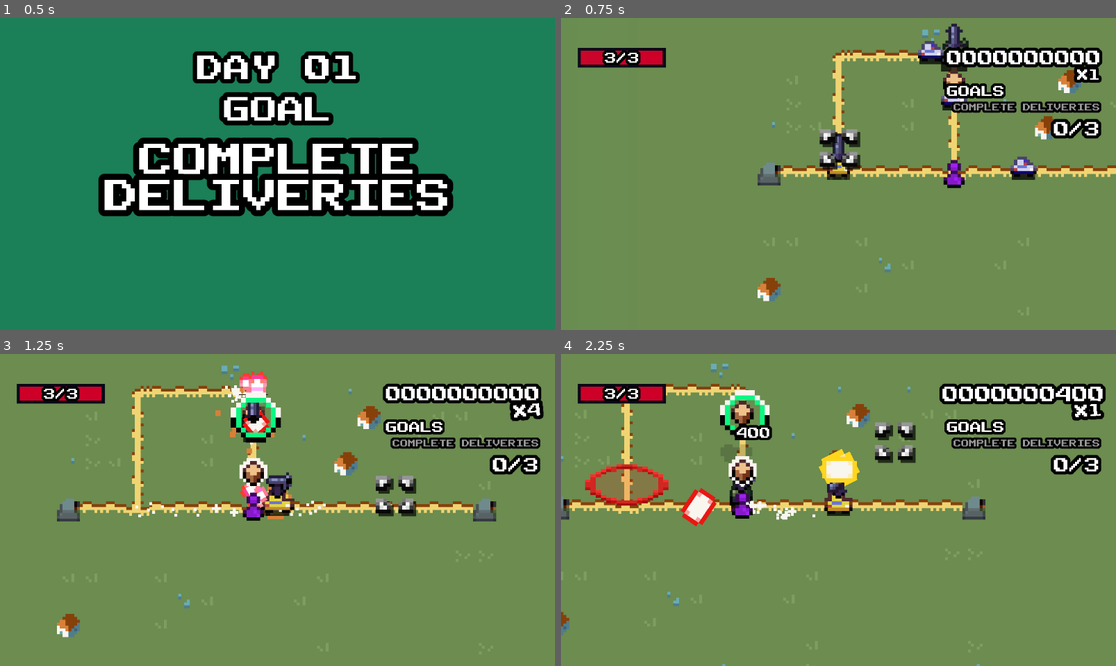
Above: before the commit, frames 1-4 (two rows, left to right).
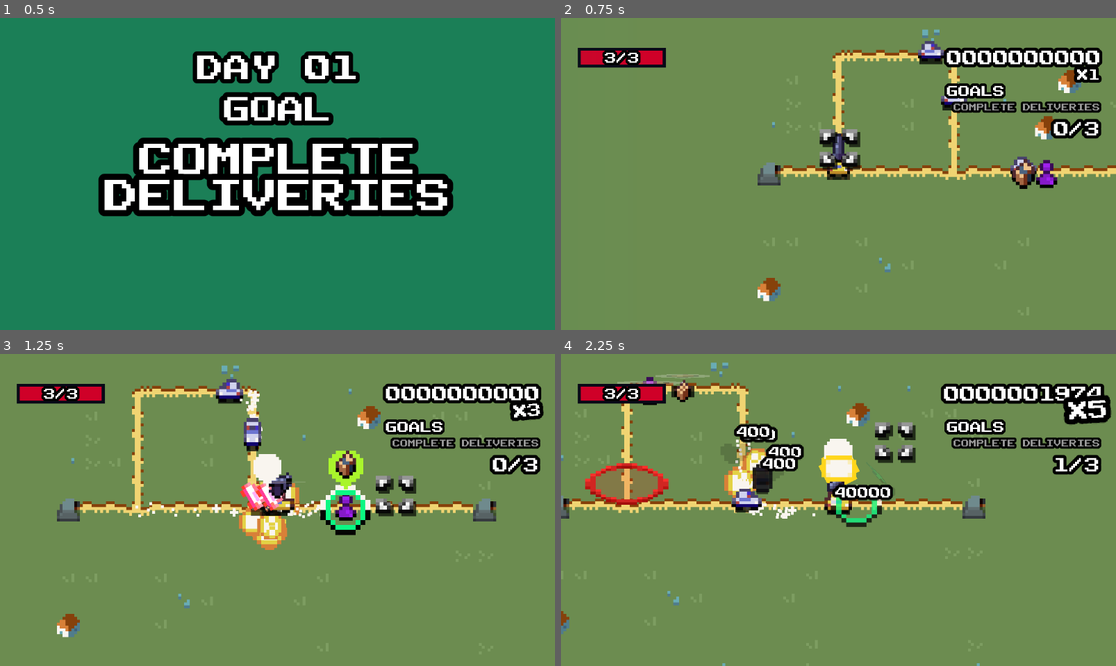
Above: after the commit, the same moments.

Repository: LorenzoMichelotti/delivery-game
Game: Godot game, scene res://levels/ProceduralLevel.tscn
Same seed, same stepped clock (60 frames per second), same inputs: the game is played once before the commit and once after it. This scene is started directly instead of the project's main scene.
Inputs (mouse positions are in pixels of both pictures, inside the frame that each line leads up to):
- Up to frame 1 (0.5 s): no input
- Up to frame 2 (0.75 s): move the mouse to (960, 158) at 0.52 s; hold D (right) from 0.53 s (still down); click (960, 158) at 0.6 s
- Up to frame 3 (1.25 s): keep holding D (right)
- Up to frame 4 (2.25 s): move the mouse to (727, 525) at 1.27 s; release D (right) at 1.28 s; hold S (down) 1.28-2.03 s; tap Space (space) at 1.35 s; move the mouse to (894, 441) at 2.02 s; hold D (right) from 2.03 s (still down); click (894, 441) at 2.1 s

Frame 1 is identical in both runs. In frame 2, 1.2% of the frame differs, in the area x 68-90%, y 1-55%; in frame 3, 5.2%; in frame 4, 7.7%, in the area x 0-100%, y 2-100%.

Commit message:
added items that spawn on moving cars

Diff:
--- a/actors/npc.gd
+++ b/actors/npc.gd
@@ -1,4 +1,5 @@
 extends Actor
+class_name Npc
 
 @export var texture = preload("res://assets/cars/police_car.png"):
 	set(t):
@@ -8,20 +9,28 @@
 @onready var random_movement_module = $RandomMovementModule
 @onready var item_balloon = $ItemBalloon
 
-var delivery_id: int = -1
+var delivery_id: int = -1:
+	set(new_delivery_id):
+		if new_delivery_id != -1:
+			delivery_id = new_delivery_id
+			item_balloon.update_item_balloon.call_deferred(false, EntityManager.deliveries[delivery_id].item.item.animation_frame, EntityManager.deliveries[delivery_id].item.item.texture, EntityManager.deliveries[delivery_id].item.item.is_animated_sprite)
+			alive_module.died.connect(_on_death)
 signal inventory_delivery_ids_changed(hide: bool, animation_frame: int, texture: Texture2D, is_animated: bool)
 
 func _ready():
 	if delivery_id != -1:
-		item_balloon.update_item_balloon(false, GameManager.level_deliveries[delivery_id].item.item.animation_frame, GameManager.level_deliveries[delivery_id].item.item.texture, GameManager.level_deliveries[delivery_id].item.item.is_animated_sprite)
+		item_balloon.update_item_balloon.call_deferred(false, EntityManager.deliveries[delivery_id].item.item.animation_frame, EntityManager.deliveries[delivery_id].item.item.texture, EntityManager.deliveries[delivery_id].item.item.is_animated_sprite)
 		alive_module.died.connect(_on_death)
 
 func _on_death():
 	print("npc died, dropping the delivery_id -> ", delivery_id)
-
+	item_balloon.update_item_balloon.call_deferred(true)
+	EntityManager.deliveries[delivery_id].item.set_can_be_picked_up()
 
 func _process(delta):
 	update_animation(velocity.normalized())
+	if delivery_id != -1 and EntityManager.deliveries.has(delivery_id) and is_instance_valid(EntityManager.deliveries[delivery_id].item):
+		EntityManager.deliveries[delivery_id].item.global_position = global_position
 
 func update_animation(dir: Vector2):
 	if abs(dir.x) > 0.5:
--- a/actors/player.gd
+++ b/actors/player.gd
@@ -7,7 +7,7 @@
 
 func _ready():
 	PlayerManager.set_curent_pawn(self)
-	PlayerManager.inventory_delivery_ids_changed.connect(item_balloon.update_item_balloon)
+	PlayerManager.inventory_delivery_ids_changed.connect(item_balloon.update_item_balloon.call_deferred)
 
 func _on_take_damage(_damage):
 	CameraManager.apply_quick_zoom()
--- a/actors/tank/tank.tscn
+++ b/actors/tank/tank.tscn
@@ -315,6 +315,8 @@
 target_type = 1
 max_hp = 300
 can_be_knocked_down = false
+damage_stun_amount = 1.0
+invincibility_amount = 0.1
 on_death_points = 1000
 death_explosion_sfx_stream = ExtResource("5_6daes")
 
--- a/entity_manager.gd
+++ b/entity_manager.gd
@@ -1,22 +1,27 @@
 @tool
 extends Node
+
+const ACTORS = {
+	"npc": preload("res://actors/npc.tscn")
+}
 
 var entities = []
 var deliveries = {}
 
-
-func spawn_entity(scene, global_position = LevelManager.tile_map_layer.map_to_local(LevelManager.road_positions.pick_random()), regenerate: bool = false, regen_time: float = 5.0):
+func spawn_entity(scene, global_position = LevelManager.tile_map_layer.map_to_local(LevelManager.road_positions.pick_random()), regenerate: bool = false):
 	var entity: Node = scene.instantiate()
 	entity.global_position = global_position
 	if regenerate:
-		entity.tree_exited.connect(regenerate_entity.bind(scene, LevelManager.tile_map_layer.map_to_local(LevelManager.road_positions.pick_random()), regenerate, regen_time))
+		entity.tree_exited.connect(regenerate_entity.bind(scene, LevelManager.tile_map_layer.map_to_local(LevelManager.road_positions.pick_random()), regenerate))
 	entities.append(entity)
+	if get_tree().current_scene == null:
+		return null
 	get_tree().current_scene.get_node("Map/Entities").add_child(entity)
 	return entity
 
-func regenerate_entity(scene, global_position = LevelManager.tile_map_layer.map_to_local(LevelManager.road_positions.pick_random()), regenerate: bool = false, regen_time: float = 5.0):
+func regenerate_entity(scene, global_position = LevelManager.tile_map_layer.map_to_local(LevelManager.road_positions.pick_random()), regenerate: bool = false):
 	if is_inside_tree():
-		get_tree().create_timer(regen_time).timeout.connect(spawn_entity.bind(scene, LevelManager.tile_map_layer.map_to_local(LevelManager.road_positions.pick_random()), regenerate, regen_time))
+		spawn_entity(scene, LevelManager.tile_map_layer.map_to_local(LevelManager.road_positions.pick_random()), regenerate)
 
 func _clear_entities():
 	for entity in entities:
@@ -29,16 +34,19 @@
 	if not LevelManager.current_completion_requirements.level_modifiers.deliveries_enabled:
 		return
 
+	var pickup_position = valid_positions.pick_random()
+	print(pickup_position)
+
 	var pickup_item_resource = Items.PICKUP_RES.duplicate()
 	pickup_item_resource.texture = LevelManager.current_completion_requirements.client.objects.pick_random()
-	var pickup_position = valid_positions.pick_random()
-	var pickup_item: ItemScene = _spawn_item(pickup_item_resource, pickup_position, tile_map_layer)
 
+	var delivery_id = deliveries.size() + 1
 	var target: ItemScene = _spawn_item(Items.DELIVERY_TARGET_RES.duplicate(), _get_position_away_from_position(pickup_position, valid_positions, tile_map_layer), tile_map_layer)
 	target.color = LevelManager.current_completion_requirements.client.color
-	var delivery_id = deliveries.size() + 1
+	target.item.delivery_id = delivery_id
+
+	var pickup_item: ItemScene = _spawn_item(pickup_item_resource, pickup_position, tile_map_layer)
 	pickup_item.item.delivery_id = delivery_id
-	target.item.delivery_id = delivery_id
 	pickup_item.item.picked_up.connect(target.item.on_delivery_item_picked_up.bind(target))
 
 	deliveries[delivery_id] = {
@@ -47,18 +55,23 @@
 		"target": target
 	}
 
+	if LevelManager.current_completion_requirements.level_modifiers.mobile_delivery:
+		pickup_item.set_cant_be_picked_up()
+		var npc: Npc = spawn_entity(ACTORS.npc, tile_map_layer.to_global(tile_map_layer.map_to_local(pickup_position)))
+		npc.delivery_id = delivery_id
+
 	return deliveries[delivery_id]
 
 func _get_position_away_from_position(position, valid_positions, tile_map_layer):
-	var safe_position: Vector2 = valid_positions.pick_random()
-	var safe_distance = 52
+	var safe_position: Vector2i = valid_positions.pick_random()
+	var safe_distance = 5
 	var tries = 0
 	while safe_position.distance_to(position) < safe_distance and tries < 50:
 		safe_position = valid_positions.pick_random()
 		tries += 1
 	if tries >= 50:
-		print("exceded maximum tries(50) getting safe position away from player")
-	return safe_position
+		print("exceded maximum tries(50) getting safe position away from another position: ", position)
+	return valid_positions.pick_random()
 
 
 func _spawn_item(item_resource: Resource, tile_position = LevelManager.road_positions.pick_random(), tile_map_layer: TileMapLayer = LevelManager.tile_map_layer) -> ItemScene:
--- a/items/item_scene.gd
+++ b/items/item_scene.gd
@@ -15,21 +15,53 @@
 			$SpritePivot/Sprite2D.vframes = 1
 			scale = Vector2(item.sprite_size, item.sprite_size)
 
-@onready var area2d := $Area2D
+@onready var area2d: Area2D = $Area2D
 @onready var sprite_pivot := $SpritePivot
 @onready var sprite := $SpritePivot/Sprite2D
 @onready var item_balloon := $SpritePivot/ItemBalloon
 
+var can_be_picked_up: bool = true
 var tile_position: Vector2i
 var road: TileMapLayer
 
 func _ready():
+	if not can_be_picked_up:
+		set_cant_be_picked_up()
 	$AnimationPlayer.play("idle")
 	sprite.modulate = color
 	area2d.connect("body_entered", _on_area_2d_body_entered)
 
 	if item is DeliveryTargetItem:
-		item_balloon.update_item_balloon(false, EntityManager.deliveries[item.delivery_id].item.item.animation_frame, EntityManager.deliveries[item.delivery_id].item.item.texture, EntityManager.deliveries[item.delivery_id].item.item.is_animated_sprite)
+		item_balloon.update_item_balloon.call_deferred(false, EntityManager.deliveries[item.delivery_id].item.item.animation_frame, EntityManager.deliveries[item.delivery_id].item.item.texture, EntityManager.deliveries[item.delivery_id].item.item.is_animated_sprite)
+
+func set_cant_be_picked_up():
+	can_be_picked_up = false
+	if is_instance_valid(area2d):
+		area2d.set_deferred("monitoring", false)
+		area2d.set_deferred("monitorable", false)
+
+	var tween = create_tween()
+	await tween.tween_property(self, "scale", Vector2.ZERO, 0.3).finished
+	tween.kill()
+	hide()
+	return
+
+func set_can_be_picked_up():
+	can_be_picked_up = true
+	if is_instance_valid(area2d):
+		area2d.set_deferred("monitoring", true)
+		area2d.set_deferred("monitorable", true)
+
+	show()
+	var tween = create_tween()
+	await tween.tween_property(self, "scale", Vector2.ONE * 1.2, 0.3).finished
+	tween.kill()
+
+	for area in area2d.get_overlapping_areas():
+		if area.is_in_group("hit_box") and area.get_parent().actor.is_in_group("player"):
+			item.on_pickup(self)
+
+	return
 
 func _on_area_2d_body_entered(body: Node2D):
 	if body.is_in_group("player"):
--- a/level_builder/level_completion/destroy_tanks_requirement_resource.tres
+++ b/level_builder/level_completion/destroy_tanks_requirement_resource.tres
@@ -7,16 +7,20 @@
 [sub_resource type="Resource" id="Resource_m844q"]
 script = ExtResource("2_lqsuc")
 deliveries_enabled = false
+mobile_delivery = false
+concurrent_deliveries = 1
 gas_enabled = false
 random_gas_enabled = false
+player_gun_turret = true
 npc_count = 3
-tank_count = 3
-player_gun_turret = true
+randomize_npc_count = false
+tank_count = 1
+randomize_tank_count = false
 metadata/_custom_type_script = "uid://bpsd1ovwnfdml"
 
 [resource]
 script = ExtResource("3_a00cv")
-minimum_targets_for_completion = 3
+minimum_targets_for_completion = 1
 client = ExtResource("1_nalsx")
 goal_description = "DESTROY TANKS"
 level_modifiers = SubResource("Resource_m844q")
--- a/level_builder/level_completion/minimum_deliveries_requirement_resource.tres
+++ b/level_builder/level_completion/minimum_deliveries_requirement_resource.tres
@@ -7,11 +7,15 @@
 [sub_resource type="Resource" id="Resource_2s2ct"]
 script = ExtResource("1_pvisv")
 deliveries_enabled = true
+mobile_delivery = true
+concurrent_deliveries = 1
 gas_enabled = false
 random_gas_enabled = false
+player_gun_turret = true
 npc_count = 3
-tank_count = 1
-player_gun_turret = true
+randomize_npc_count = false
+tank_count = 0
+randomize_tank_count = false
 metadata/_custom_type_script = "uid://bpsd1ovwnfdml"
 
 [resource]
--- a/level_builder/level_completion/minimum_points_requirement_resource.tres
+++ b/level_builder/level_completion/minimum_points_requirement_resource.tres
@@ -7,11 +7,15 @@
 [sub_resource type="Resource" id="Resource_6d38v"]
 script = ExtResource("1_s7pss")
 deliveries_enabled = true
+mobile_delivery = true
+concurrent_deliveries = 1
 gas_enabled = false
 random_gas_enabled = false
+player_gun_turret = true
 npc_count = 3
-tank_count = 1
-player_gun_turret = true
+randomize_npc_count = false
+tank_count = 0
+randomize_tank_count = false
 metadata/_custom_type_script = "uid://bpsd1ovwnfdml"
 
 [resource]
--- a/level_builder/level_modifiers/level_modifier_resource.gd
+++ b/level_builder/level_modifiers/level_modifier_resource.gd
@@ -2,6 +2,8 @@
 extends Resource
 
 @export var deliveries_enabled = true
+@export var mobile_delivery = false
+@export var concurrent_deliveries = 1
 @export var gas_enabled = false
 @export var random_gas_enabled = false
 @export var player_gun_turret = false
--- a/modules/alive_module.gd
+++ b/modules/alive_module.gd
@@ -45,7 +45,7 @@
 		VfxManager.display_explosion_effect(actor.global_position)
 		CameraManager.apply_shake()
 
-	if has_invincibility or is_taking_damage:
+	if has_invincibility:
 		return true # absorb bullets
 
 	took_damage.emit(damage)
--- a/ui/gps.gd
+++ b/ui/gps.gd
@@ -29,7 +29,7 @@
 				animation_tree.set("parameters/conditions/appear", true)
 				distance_label.text = str(roundi(distance)).pad_zeros(2) + "m"
 				$Pivot.rotation = lerp_angle($Pivot.rotation, global_position.angle_to_point(closest_pickup_position), get_process_delta_time() * 5)
-		elif LevelManager.endless_mode:
+		elif LevelManager.endless_mode and LevelManager.current_goal_achieved:
 			var closest_tunnel_position = EntityManager.get_closest_tunnel_position(get_parent().global_position)
 			if closest_tunnel_position != null:
 				var distance = get_parent().global_position.distance_to(closest_tunnel_position)
@@ -42,6 +42,8 @@
 					animation_tree.set("parameters/conditions/appear", true)
 					distance_label.text = str(roundi(distance)).pad_zeros(2) + "m"
 					$Pivot.rotation = lerp_angle($Pivot.rotation, global_position.angle_to_point(closest_tunnel_position), get_process_delta_time() * 5)
+		else:
+			hide()
 	elif PlayerManager.inventory_delivery_ids.size() > 0:
 		var closest_delivery_position = EntityManager.get_closest_delivery_position(get_parent().global_position, PlayerManager.inventory_delivery_ids)
 		if closest_delivery_position != null:
--- a/ui/item_balloon.gd
+++ b/ui/item_balloon.gd
@@ -1,23 +1,34 @@
 extends Node2D
 
 @onready var anim_player = $AnimationPlayer
-@onready var item_sprite = $SpritePivot/ItemSprite
 @onready var balloon_sprite = $SpritePivot/BalloonSprite
 @onready var sprite_pivot = $SpritePivot
+@onready var nine_rect_balloon = $SpritePivot/BalloonSprite/NineRectBalloon
+
+@onready var item_sprites = [
+	$SpritePivot/ItemContainer/ItemSprite,
+	$SpritePivot/ItemContainer/ItemSprite2,
+	$SpritePivot/ItemContainer/ItemSprite4
+]
 
 func _ready():
 	hide()
 
+const base_nine_rect_x_width = 10
+var item_textures = []
+
 func update_item_balloon(should_hide: bool, animation_frame: int = 0, texture: Texture2D = null, is_animated: bool = true):
 	if should_hide:
+		item_textures.clear()
+		for item_sprite in item_sprites:
+			item_sprite.texture = null
 		anim_player.play("dissappear")
 		return
-	item_sprite.texture = texture
+
+	nine_rect_balloon.size.x = base_nine_rect_x_width + ((8 * (item_textures.size() - 1)) if item_textures.size() > 1 else 0)
+	item_textures.append(texture)
+
+	for i in range(item_textures.size()):
+		item_sprites[i].texture = item_textures[i]
+
 	anim_player.play("appear")
-	if is_animated:
-		item_sprite.hframes = 8
-		item_sprite.vframes = 8
-		item_sprite.frame = animation_frame
-	else:
-		item_sprite.hframes = 1
-		item_sprite.vframes = 1
--- a/ui/item_balloon.tscn
+++ b/ui/item_balloon.tscn
@@ -1,7 +1,8 @@
-[gd_scene load_steps=7 format=3 uid="uid://b02s22ak1foph"]
+[gd_scene load_steps=8 format=3 uid="uid://b02s22ak1foph"]
 
-[ext_resource type="Texture2D" uid="uid://d25hqrx8bfqu0" path="res://assets/city_tileset_8x8.png" id="1_5tonb"]
+[ext_resource type="Texture2D" uid="uid://bdh1rlr64pyob" path="res://assets/ui_elements/item_balloon1.png" id="2_aa1l6"]
 [ext_resource type="Script" uid="uid://72mwkqpfapcq" path="res://ui/item_balloon.gd" id="2_j0bld"]
+[ext_resource type="Texture2D" uid="uid://d0i06vq077fyp" path="res://assets/ui_elements/item_balloon2.png" id="3_4qfnw"]
 
 [sub_resource type="Animation" id="Animation_rsok1"]
 length = 0.001
@@ -146,34 +147,36 @@
 script = ExtResource("2_j0bld")
 
 [node name="SpritePivot" type="Node2D" parent="."]
-modulate = Color(1, 1, 1, 0)
 position = Vector2(0, -9)
-scale = Vector2(2, 1e-05)
 
 [node name="BalloonSprite" type="Node2D" parent="SpritePivot"]
 
-[node name="Balloon" type="Sprite2D" parent="SpritePivot/BalloonSprite"]
-texture = ExtResource("1_5tonb")
-hframes = 8
-vframes = 8
-frame = 55
+[node name="NineRectBalloon" type="NinePatchRect" parent="SpritePivot/BalloonSprite"]
+offset_left = -5.0
+offset_top = -6.0
+offset_right = 5.0
+offset_bottom = 5.0
+texture = ExtResource("2_aa1l6")
+patch_margin_left = 3
+patch_margin_top = 3
+patch_margin_right = 3
+patch_margin_bottom = 3
 
-[node name="BallonTail" type="Sprite2D" parent="SpritePivot/BalloonSprite"]
-position = Vector2(0, 3)
-scale = Vector2(0.25, -0.46875)
-texture = ExtResource("1_5tonb")
-hframes = 8
-vframes = 8
-frame = 55
+[node name="Sprite2D2" type="Sprite2D" parent="SpritePivot/BalloonSprite"]
+texture = ExtResource("3_4qfnw")
 
-[node name="ItemSprite" type="Sprite2D" parent="SpritePivot"]
-scale = Vector2(1.01745, 1.01745)
-texture = ExtResource("1_5tonb")
-hframes = 8
-vframes = 8
-frame = 55
+[node name="ItemContainer" type="Node2D" parent="SpritePivot"]
+
+[node name="ItemSprite" type="Sprite2D" parent="SpritePivot/ItemContainer"]
+position = Vector2(0, -2)
+
+[node name="ItemSprite2" type="Sprite2D" parent="SpritePivot/ItemContainer"]
+position = Vector2(8, -2)
+
+[node name="ItemSprite4" type="Sprite2D" parent="SpritePivot/ItemContainer"]
+position = Vector2(-8, -2)
 
 [node name="AnimationPlayer" type="AnimationPlayer" parent="."]
 libraries = {
-"": SubResource("AnimationLibrary_22yml")
+&"": SubResource("AnimationLibrary_22yml")
 }
Binary file added: assets/ui_elements/item_balloon.png
Not shown, added: assets/ui_elements/item_balloon.png.import
Binary file added: assets/ui_elements/item_balloon1.png
Not shown, added: assets/ui_elements/item_balloon1.png.import
Binary file added: assets/ui_elements/item_balloon2.png
Not shown, added: assets/ui_elements/item_balloon2.png.import
